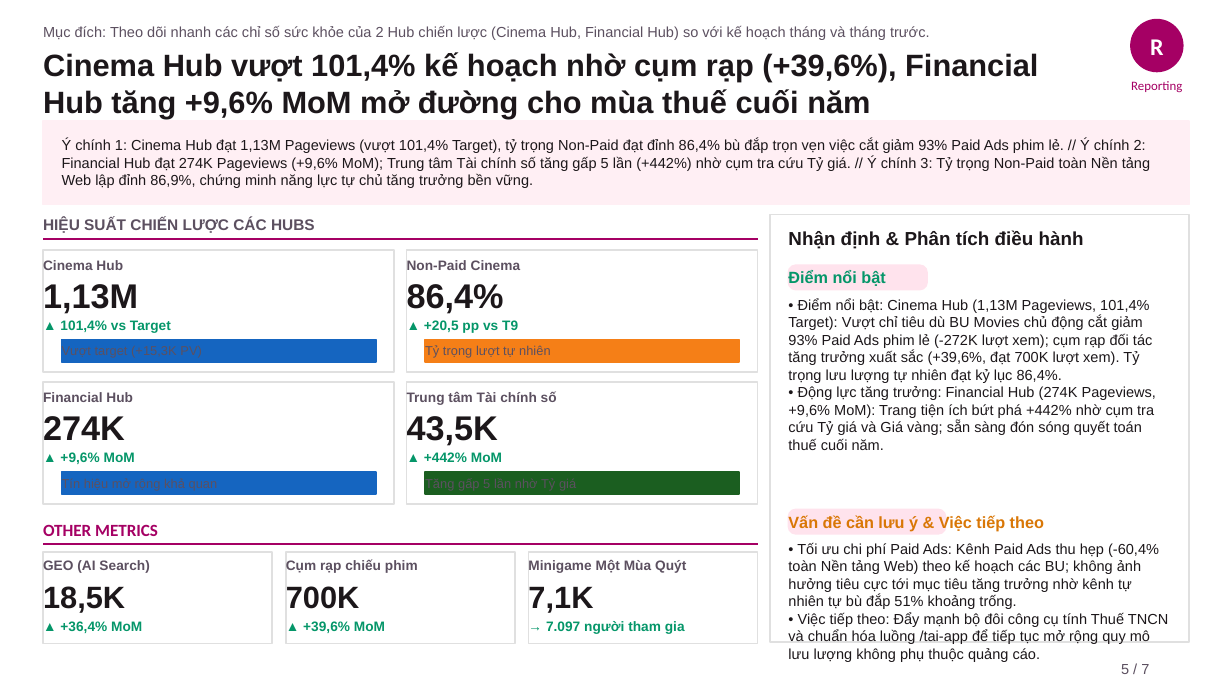
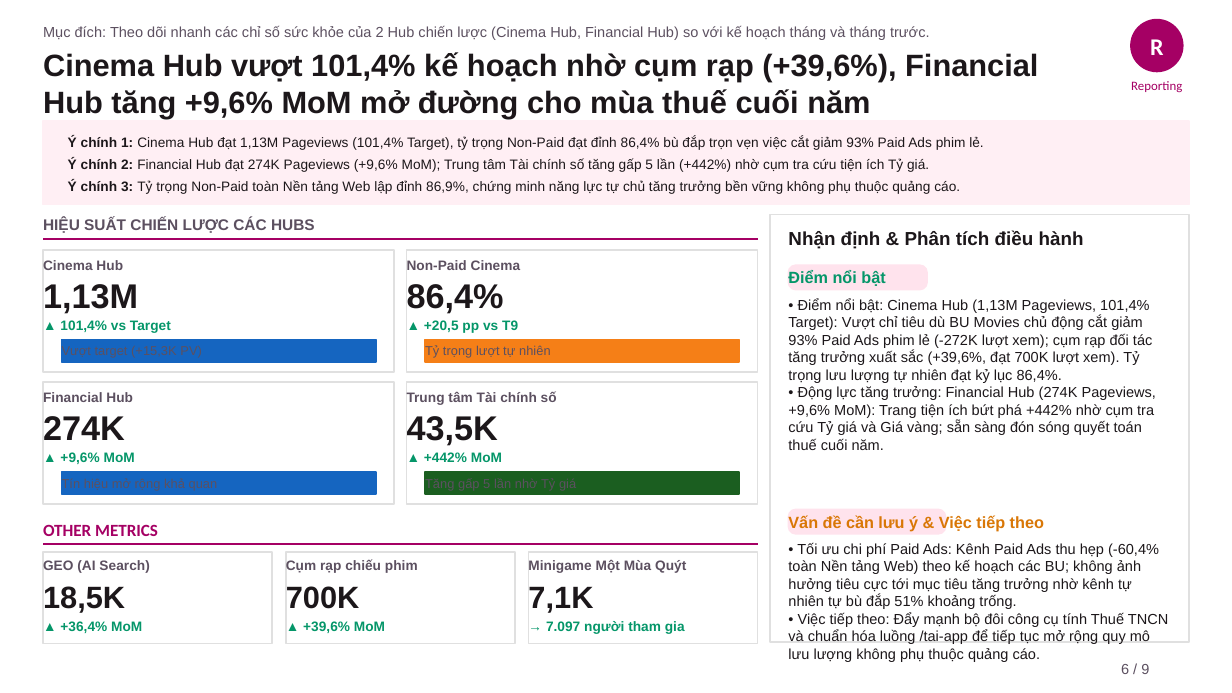
Before and after one commit to stormhoang/hienho-knowledgebase, a slide deck: slide 6 of 07_REPORTS/docs/presentations/Web_Platform_Thang_10_2026_Pyramid.pptx (slide 5 before the commit). Drawn at 1232x693 pixels with LibreOffice and Linux fonts; fonts in the diff are those of the drawing. Boxes give left, top, right and bottom in pixels: in the first picture for what was removed or moved away, otherwise in the second. Text is boxed around its words. In the diff, an @@ line names an element or a change of style, - is before the commit and + after.

```diff
--- a/07_REPORTS/docs/presentations/Web_Platform_Thang_10_2026_Pyramid.pptx
+++ b/07_REPORTS/docs/presentations/Web_Platform_Thang_10_2026_Pyramid.pptx
@@ text at bbox=[68, 136, 983, 194]: text changed; size 8.5 to 8 pt @@
-Ý chính 1: Cinema Hub đạt 1,13M Pageviews (vượt 101,4% Target), tỷ trọng Non-Paid đạt đỉnh 86,4% bù đắp trọn vẹn việc cắt giảm 93% Paid Ads phim lẻ. // Ý chính 2: Financial Hub đạt 274K Pageviews (+9,6% MoM); Trung tâm Tài chính số tăng gấp 5 lần (+442%) nhờ cụm tra cứu Tỷ giá. // Ý chính 3: Tỷ trọng Non-Paid toàn Nền tảng Web lập đỉnh 86,9%, chứng minh năng lực tự chủ tăng trưởng bền vững.
+Ý chính 1: Cinema Hub đạt 1,13M Pageviews (101,4% Target), tỷ trọng Non-Paid đạt đỉnh 86,4% bù đắp trọn vẹn việc cắt giảm 93% Paid Ads phim lẻ.
+Ý chính 2: Financial Hub đạt 274K Pageviews (+9,6% MoM); Trung tâm Tài chính số tăng gấp 5 lần (+442%) nhờ cụm tra cứu tiện ích Tỷ giá.
+Ý chính 3: Tỷ trọng Non-Paid toàn Nền tảng Web lập đỉnh 86,9%, chứng minh năng lực tự chủ tăng trưởng bền vững không phụ thuộc quảng cáo.
@@ text at bbox=[1121, 664, 1149, 674]: text changed @@
-5 / 7
+6 / 9
```
Also in this commit, not shown: 5 other slides changed, 2 slides added, 5 other files.
